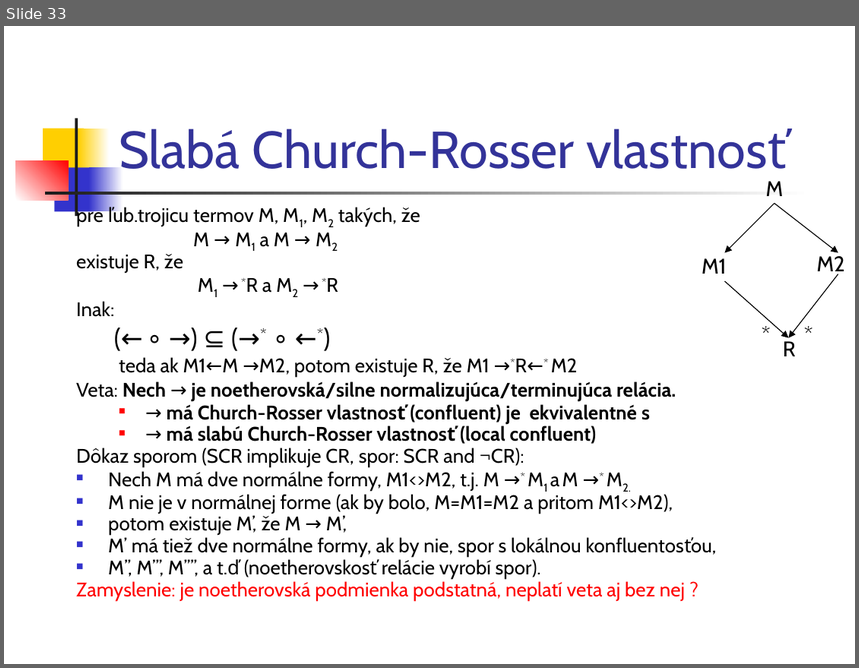
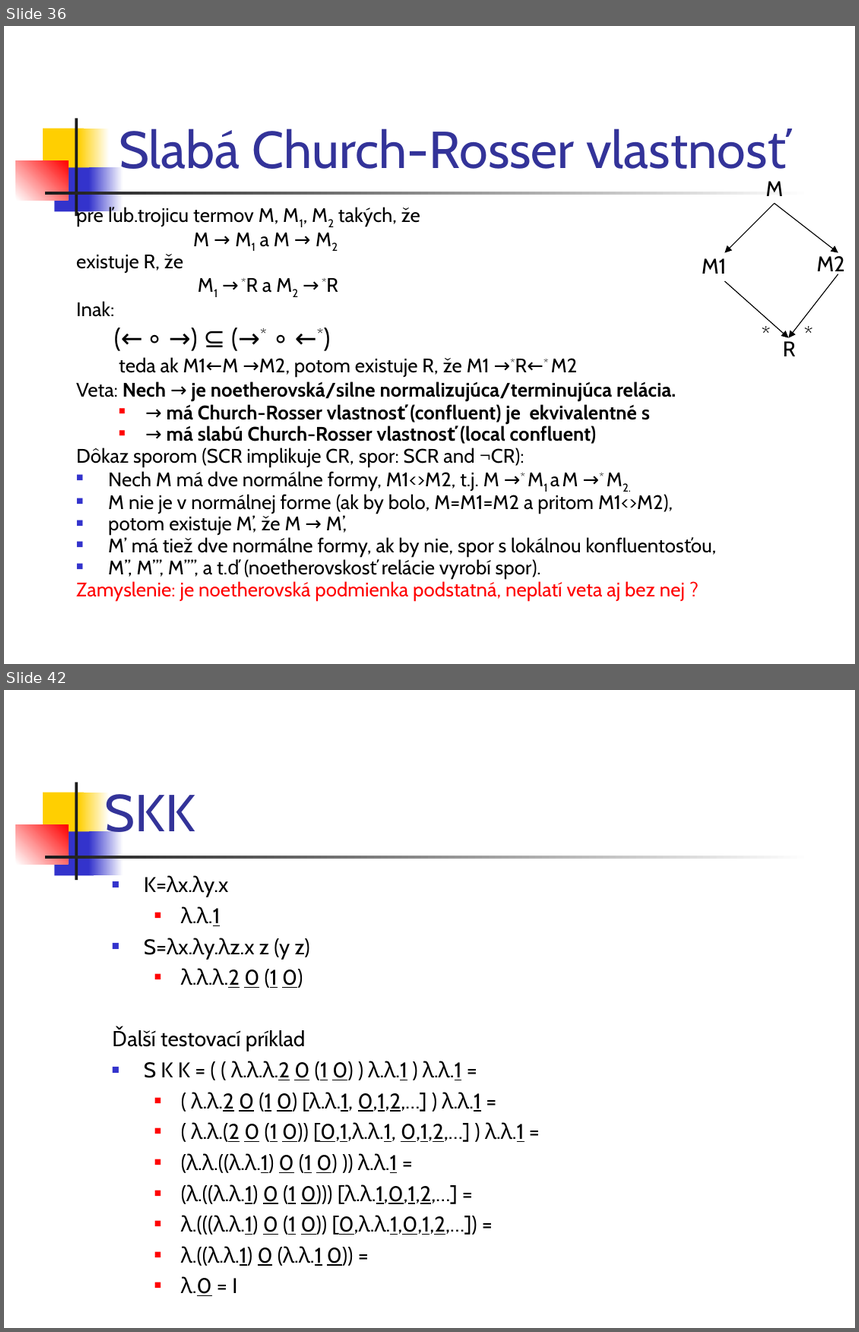
Before and after one commit to Funkcionalne/Prednasky, a slide deck: 06/06_fpro.ppt. Shown one above the other, each under a label of ours: slide 33 before the commit, slides 36 and 42 after it; the slides between them are not shown. The pictures are 859x668 and 859x1332 pixels, drawn with LibreOffice and Linux fonts; fonts in the diff are those of the drawing. Boxes give left, top, right and bottom in pixels: in the first picture for what was removed or moved away, otherwise in the second. Text is boxed around its words. In the diff, an @@ line names an element or a change of style, - is before the commit and + after.

```diff
--- a/06/06_fpro.ppt
+++ b/06/06_fpro.ppt
@@ slide 42 added at [4,690,855,1328], background #FFFFFF; not listed: 7 template elements that a slide beside it also shows @@
@@ title added at [105,794,196,843], 44 pt, text #333399 @@
+SKK
@@ text added at [144,877,525,1296], 18 pt, text #000000 @@
+■ K=λx.λy.x
+  ■ λ.λ.1
+■ S=λx.λy.λz.x z (y z)
+  ■ λ.λ.λ.2 0 (1 0)
+Ďalší testovací príklad
+■ S K K = ( ( λ.λ.λ.2 0 (1 0) ) λ.λ.1 ) λ.λ.1 =
+  ■ ( λ.λ.2 0 (1 0) [λ.λ.1, 0,1,2,…] ) λ.λ.1 =
+  ■ ( λ.λ.(2 0 (1 0)) [0,1,λ.λ.1, 0,1,2,…] ) λ.λ.1 =
+  ■ (λ.λ.((λ.λ.1) 0 (1 0) )) λ.λ.1 =
+  ■ (λ.((λ.λ.1) 0 (1 0))) [λ.λ.1,0,1,2,…] =
+  ■ λ.(((λ.λ.1) 0 (1 0)) [0,λ.λ.1,0,1,2,…]) =
+  ■ λ.((λ.λ.1) 0 (λ.λ.1 0)) =
+  ■ λ.0 = I
@@ what was slide 33 is now slide 36 @@
```
Also in this commit, not shown: 9 other slides added, 1 slide removed, 3 other files.
